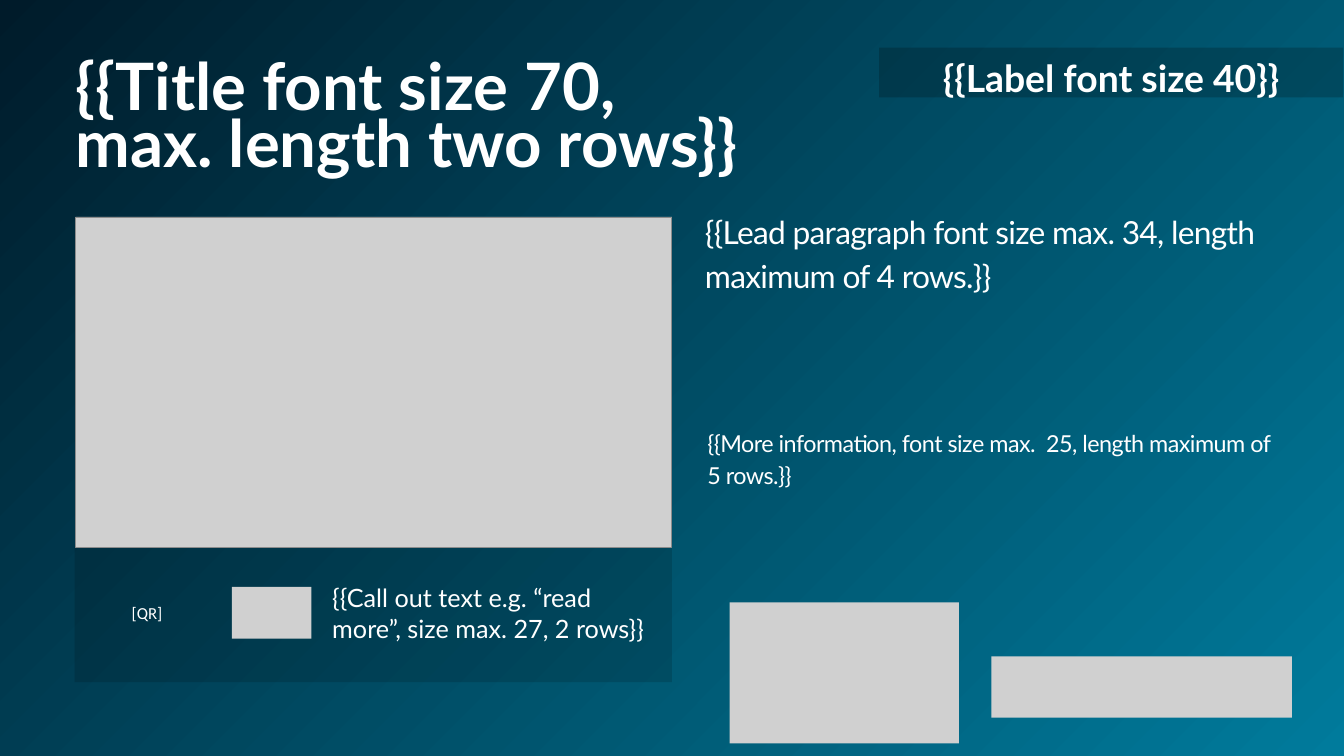
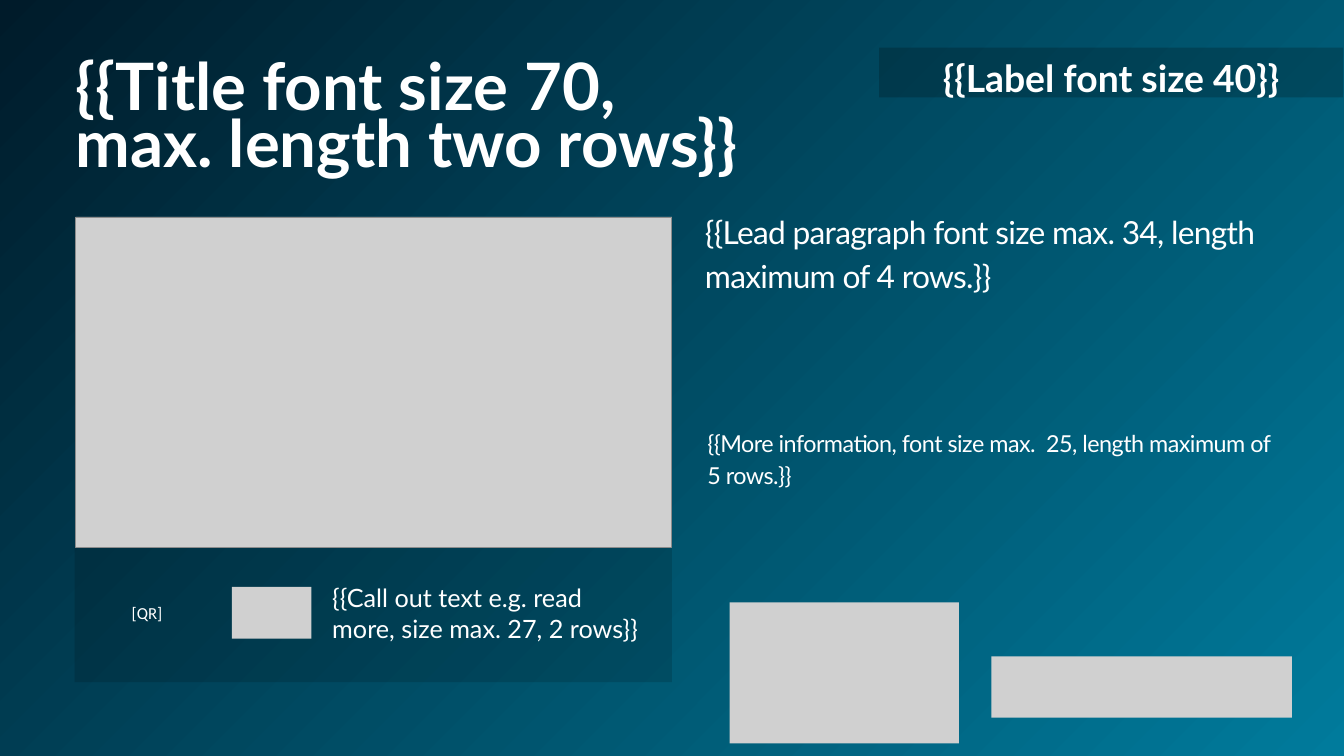
Before and after one commit to Minmyatngwe/TV_AI_AGENT, a slide deck: slide 1 of backend/template/template1.pptx. Drawn at 1344x756 pixels with LibreOffice and Linux fonts; fonts in the diff are those of the drawing; grey boxes stand for pictures. Boxes give left, top, right and bottom in pixels: in the first picture for what was removed or moved away, otherwise in the second. Text is boxed around its words. In the diff, an @@ line names an element or a change of style, - is before the commit and + after.

Commit message:
add pptx to png convert

```diff
--- a/backend/template/template1.pptx
+++ b/backend/template/template1.pptx
@@ text at box(332, 587, 638, 642): text changed @@
-{{Call out text e.g. “read more”, size max. 27, 2 rows}}
+{{Call out text e.g. read more, size max. 27, 2 rows}}
```
Also in this commit, not shown: 56 other files.
